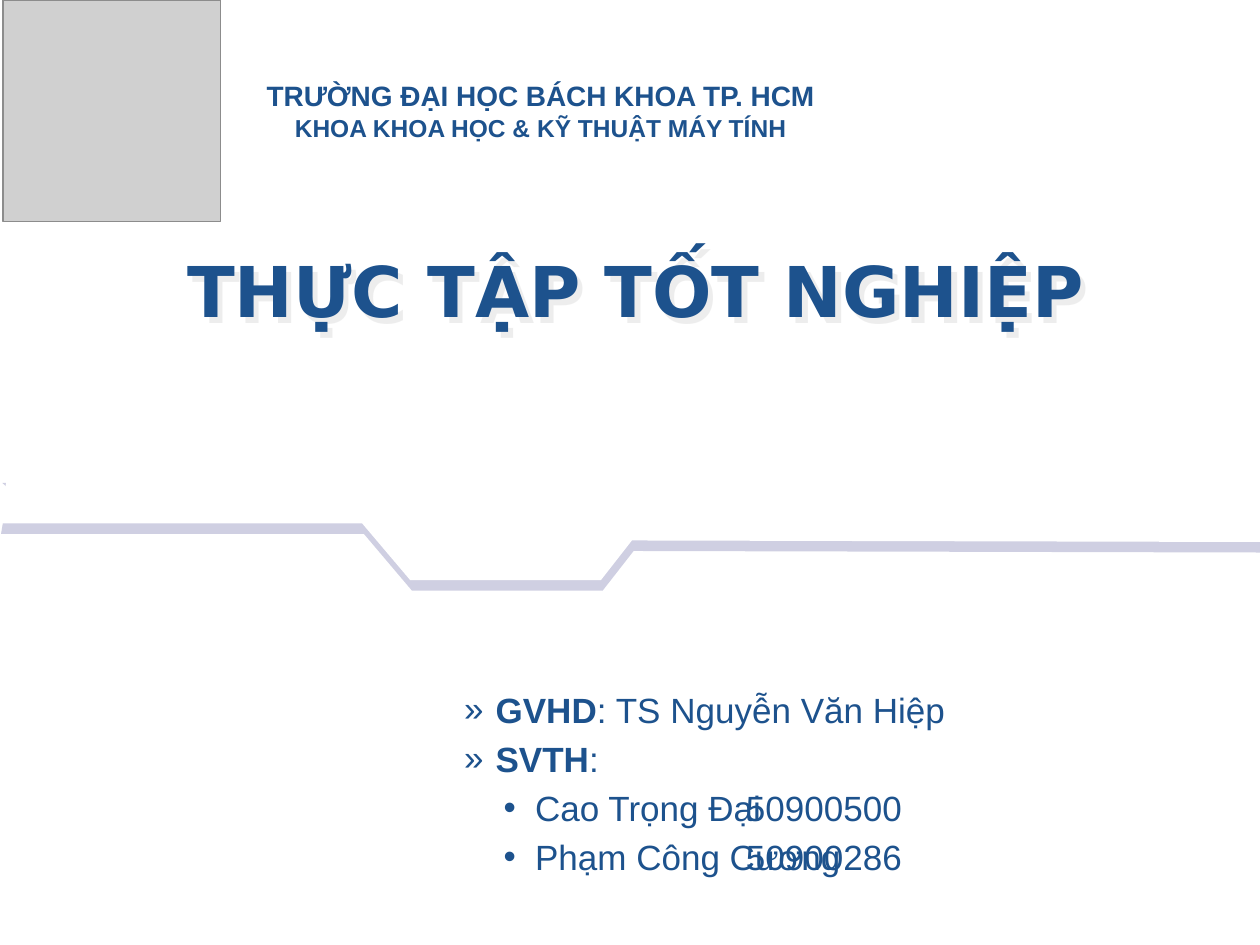
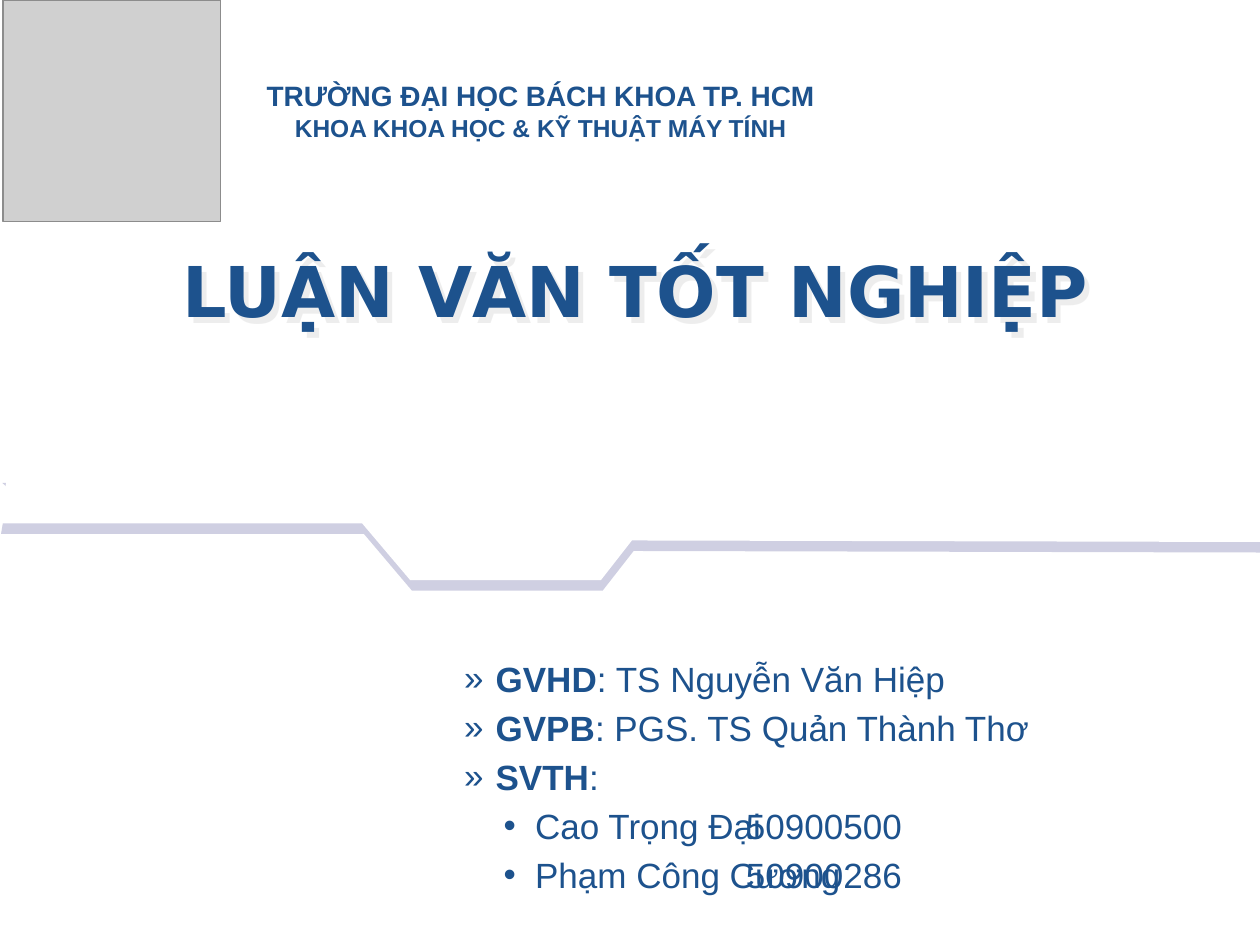
Before and after one commit to congcuong-cse/autotesting-lvtn, a slide deck: slide 1 of Document/Presentation.pptx. Drawn at 1260x945 pixels with LibreOffice and Linux fonts; fonts in the diff are those of the drawing; grey boxes stand for pictures; background and template pictures are left out. Boxes give left, top, right and bottom in pixels: in the first picture for what was removed or moved away, otherwise in the second. Text is boxed around its words. In the diff, an @@ line names an element or a change of style, - is before the commit and + after.

```diff
--- a/Document/Presentation.pptx
+++ b/Document/Presentation.pptx
@@ title at <box>182,261,1087,332</box>: text changed @@
-THỰC TẬP TỐT NGHIỆP
+LUẬN VĂN TỐT NGHIỆP
@@ subtitle "GVHD: TS Nguyễn Văn Hiệp": place and size @@
-subtitle "GVHD: TS Nguyễn Văn Hiệp" at <box>496,695,945,877</box>
+subtitle "GVHD: TS Nguyễn Văn Hiệp" at <box>496,664,1029,895</box>
@@ subtitle at <box>496,715,1029,748</box>: paragraph added @@
+          » GVPB: PGS. TS Quản Thành Thơ
```
Also in this commit, not shown: 10 other slides changed, 1 slide added, 17 slides removed.
